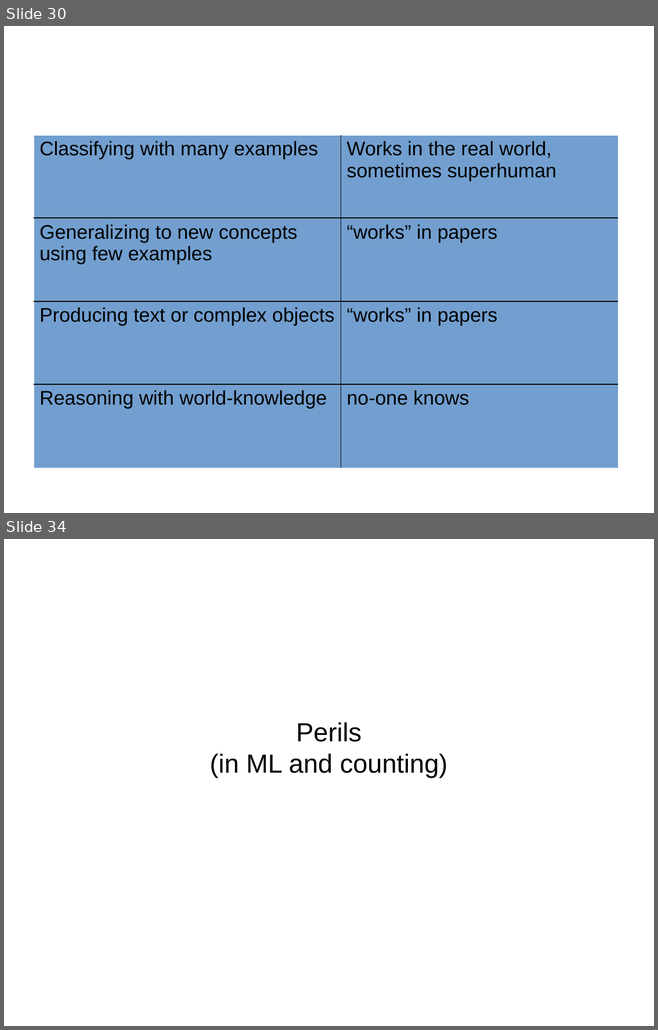
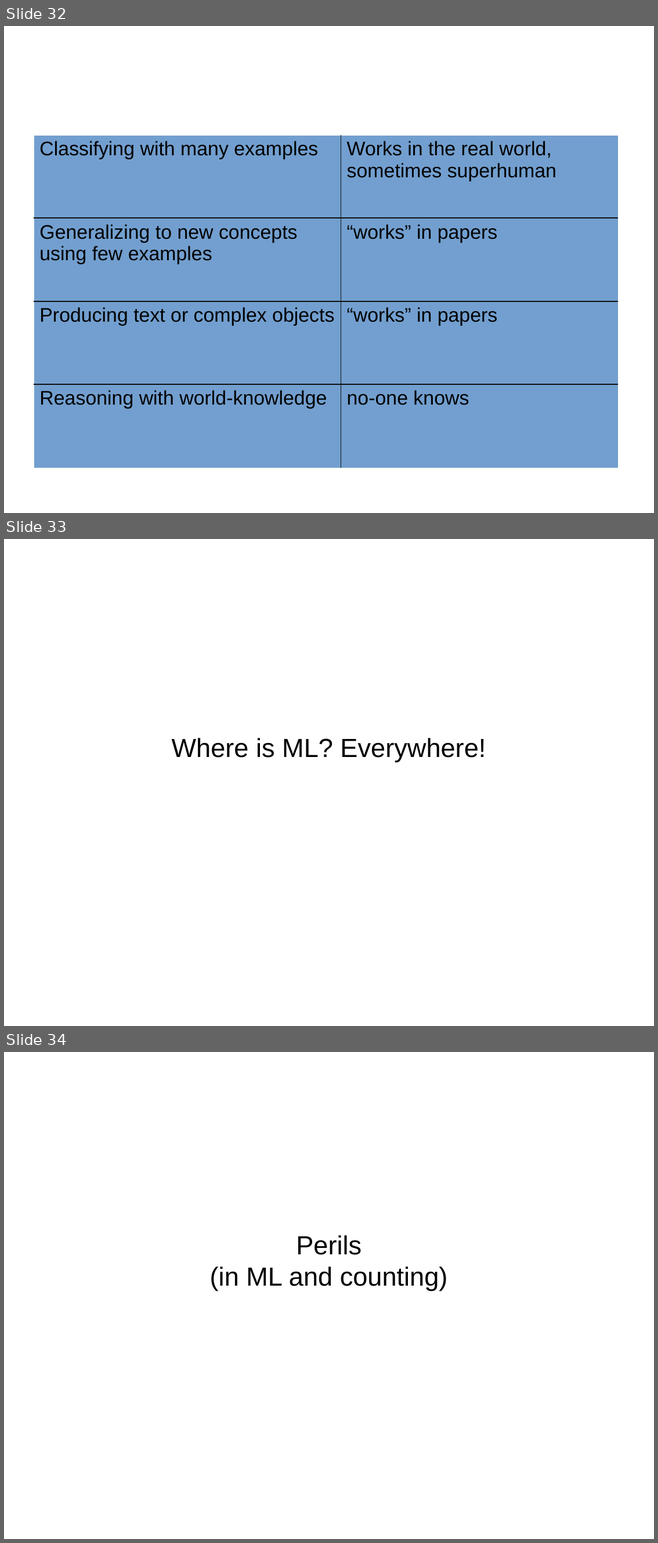
Before and after one commit to amueller/talks_odt, a slide deck: 2017/promises_and_perils_pyparis.odp. Shown one above the other, each under a label of ours: slides 30 and 34 before the commit, slides 32, 33 and 34 after it; the slides between them are not shown. The pictures are 658x1030 and 658x1543 pixels, drawn with LibreOffice and Linux fonts; fonts in the diff are those of the drawing. Boxes give left, top, right and bottom in pixels: in the first picture for what was removed or moved away, otherwise in the second. Text is boxed around its words. In the diff, an @@ line names an element or a change of style, - is before the commit and + after.

```diff
--- a/2017/promises_and_perils_pyparis.odp
+++ b/2017/promises_and_perils_pyparis.odp
@@ slide 33 added at box(4, 539, 654, 1026), background #FFFFFF @@
@@ subtitle added at box(172, 738, 485, 762), 32 pt, text #000000 @@
+Where is ML? Everywhere!
@@ what was slide 30 is now slide 32 @@
```
Also in this commit, not shown: 5 slides changed, 6 other slides added, 5 slides removed.
